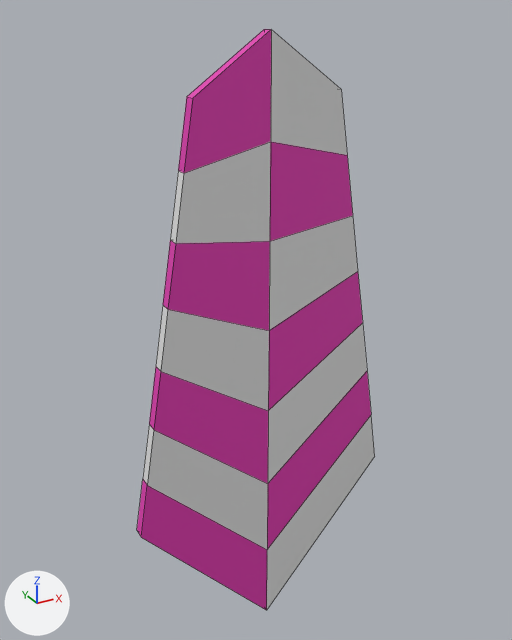
Renders of the Blender file Blender Files/Mole.blend from each side of a commit.
One viewpoint serves both versions: a camera (50 mm lens) standing at (-0.524, -1.929, 0.269) and looking at (0.002, -0.973, -0.209). The lights are fixed; the arrows at lower left show +X, +Y and +Z. Mesh edges are drawn as thin lines. The same objects are shown in both versions, whatever each file hides.
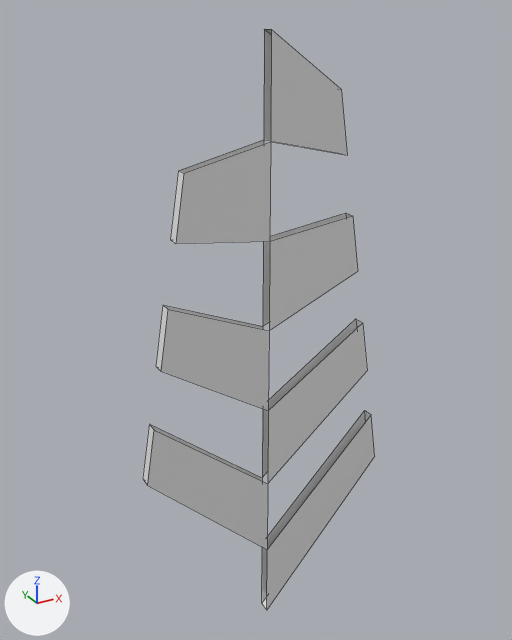
Diff of the bpy script that builds the scene:
```diff
--- a/Blender Files/Mole.blend.py
+++ b/Blender Files/Mole.blend.py
@@ me_plane_001 @@
 # used by ob_plane_001; location = (0.0, -1.0, -0.145); rotation_euler = (1.571, 0.0, 0.0), in degrees (90, 0, 0); scale = (0.15, 0.3, 1.0)
-me_plane_001.from_pydata(...)  # 48 vertices, 46 faces; spans x -1.61..1.61, y -2.22..1.29, z 0.0..0.02
+me_plane_001.from_pydata(...)  # 44 vertices, 23 faces; spans x -1.49..1.61, y -2.22..1.29, z 0.0..0.02
+# me_plane_001 part 1
+# 4 vertices are removed from x -1.61..-0.81, y -1.29..1.01, z 0.0..0.02
+# 23 faces are deleted
 me_plane_001.materials.append(mat_material)
-me_plane_001.materials.append(mat_other_tie_material)  # pink #e73bb6
```

Where the change shows, as pixel boxes [x1, y1, x2, y2] in the pictures (512 x 640 px):
'Plane.001', reshaped: before [137, 29, 375, 610]; after [143, 29, 375, 610]
part 1 of me_plane_001, deleted: before [137, 29, 371, 610]
